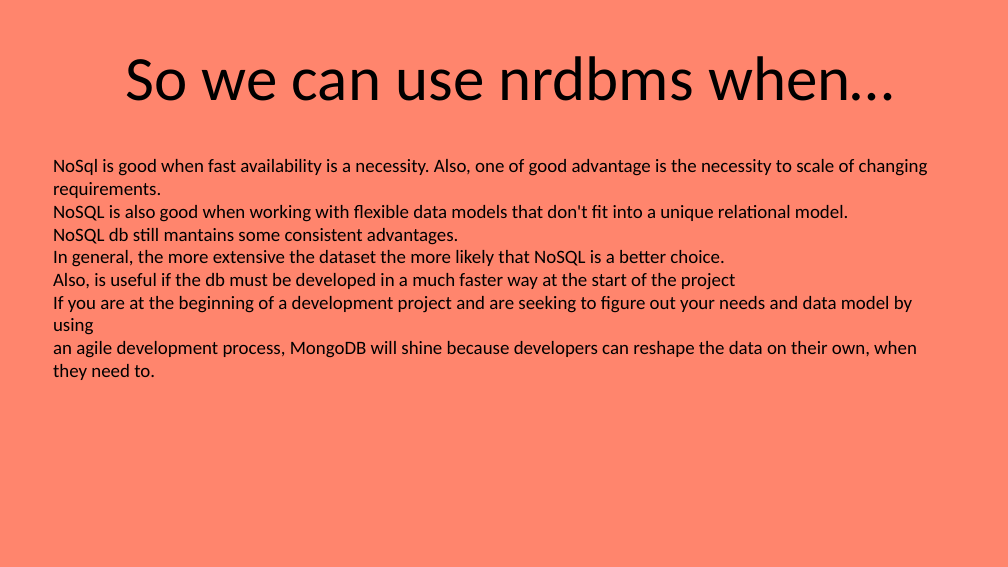
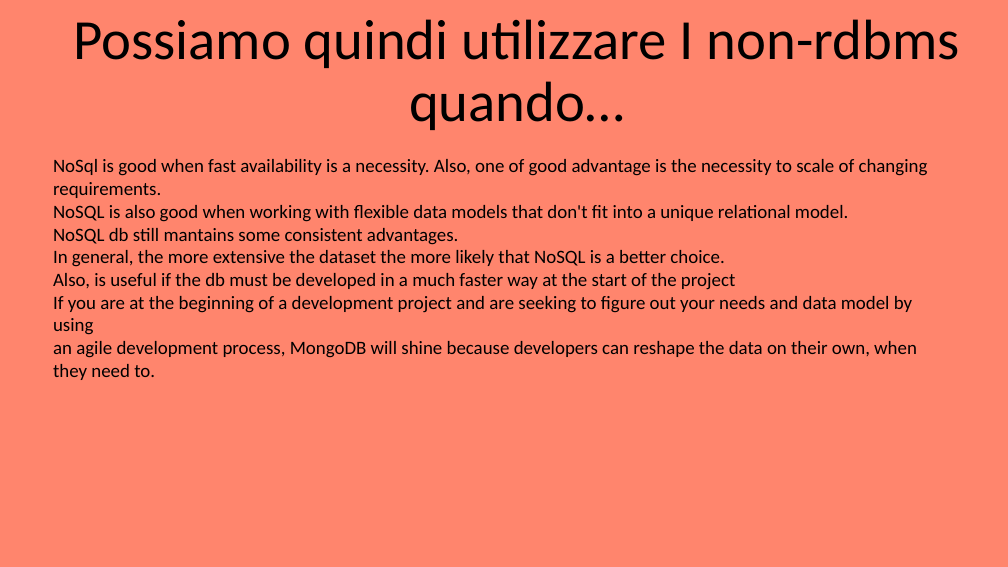
Before and after one commit to EmanueleCitarella/presentationAS, a slide deck: slide 32 of Sql vs NoSql.pptx. Drawn at 1008x567 pixels with LibreOffice and Linux fonts; fonts in the diff are those of the drawing. Boxes give left, top, right and bottom in pixels: in the first picture for what was removed or moved away, otherwise in the second. Text is boxed around its words. In the diff, an @@ line names an element or a change of style, - is before the commit and + after.

```diff
--- a/Sql vs NoSql.pptx
+++ b/Sql vs NoSql.pptx
@@ title at (73,19,960,130): text changed; size 60 to 54 pt @@
-So we can use nrdbms when…
+Possiamo quindi utilizzare I non-rdbms quando…
```
Also in this commit, not shown: 22 other slides changed, 1 slide added, 2 slides removed, 1 other file.
